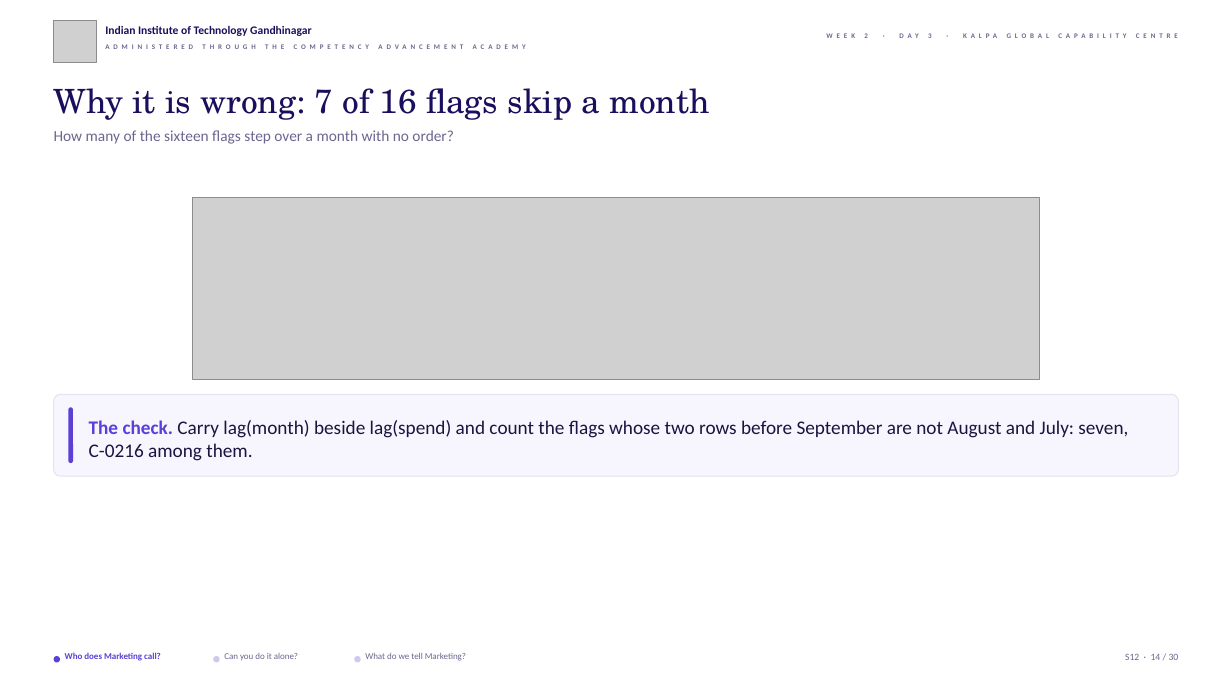
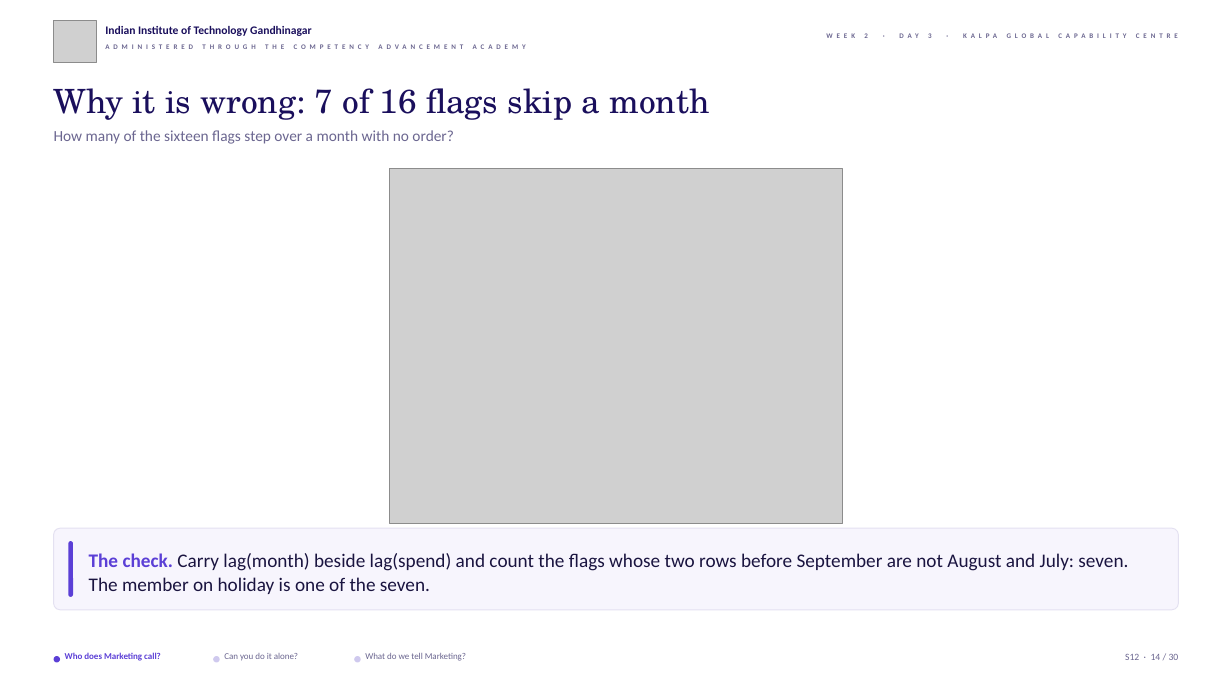
Before and after one commit to fde-academy-lab/c2-content-factory, a slide deck: slide 14 of content/W02/D3/slides/C2_W02_D03_half2_STUDENT.pptx. Drawn at 1232x693 pixels with LibreOffice and Linux fonts; fonts in the diff are those of the drawing; grey boxes stand for pictures; background and template pictures are left out. Boxes give left, top, right and bottom in pixels: in the first picture for what was removed or moved away, otherwise in the second. Text is boxed around its words. In the diff, an @@ line names an element or a change of style, - is before the commit and + after.

```diff
--- a/content/W02/D3/slides/C2_W02_D03_half2_STUDENT.pptx
+++ b/content/W02/D3/slides/C2_W02_D03_half2_STUDENT.pptx
@@ picture: place and size @@
-picture at <box>193,198,1040,380</box>
+picture at <box>390,168,842,524</box>
@@ rounded rectangle: place and size @@
-rounded rectangle at <box>54,395,1178,476</box>
+rounded rectangle at <box>54,529,1178,610</box>
@@ rounded rectangle: place and size @@
-rounded rectangle at <box>68,408,73,463</box>
+rounded rectangle at <box>68,542,73,597</box>
@@ text at <box>89,553,1128,594</box>: text changed @@
-The check. Carry lag(month) beside lag(spend) and count the flags whose two rows before September are not August and July: seven, C-0216 among them.
+The check. Carry lag(month) beside lag(spend) and count the flags whose two rows before September are not August and July: seven. The member on holiday is one of the seven.
```
Also in this commit, not shown: 21 other slides changed, 43 other files.
